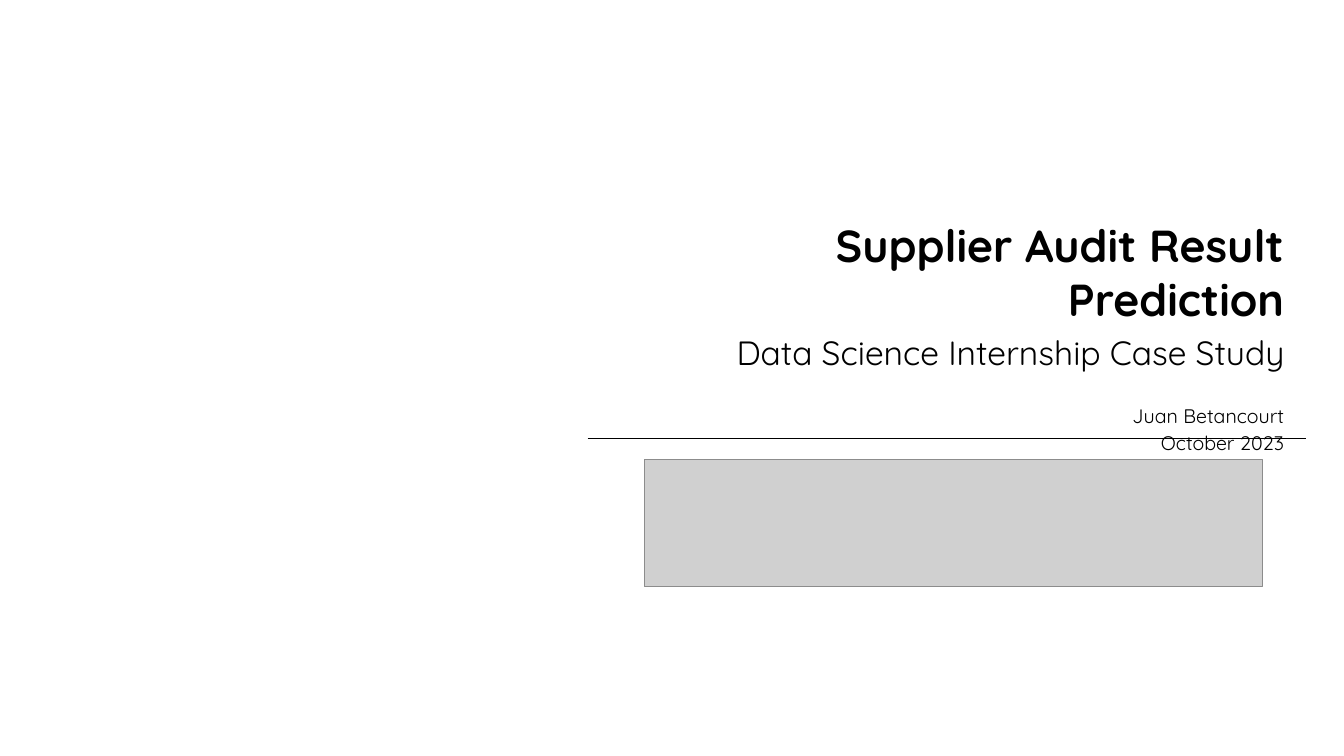
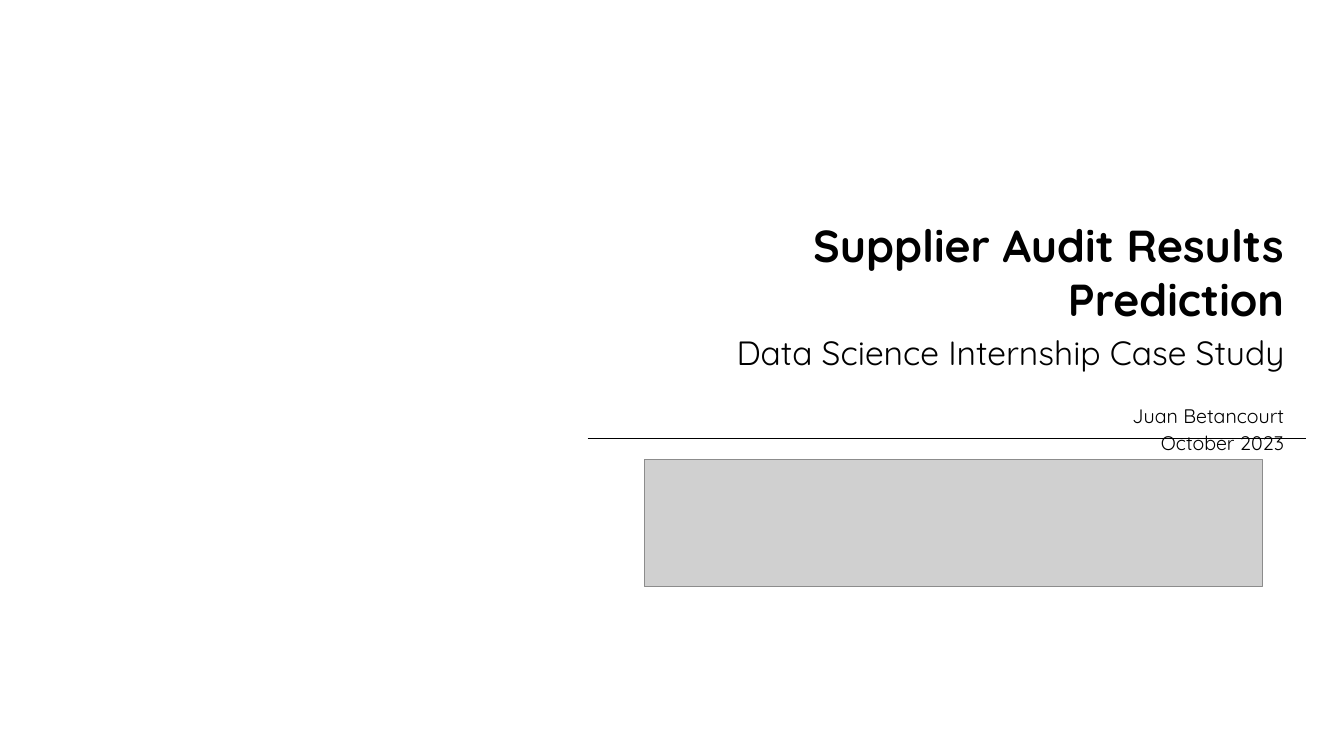
Before and after one commit to juanbeta98/DataScienceStudyCase, a slide deck: slide 1 of BMW ML Case Study.pptx. Drawn at 1344x756 pixels with LibreOffice and Linux fonts; fonts in the diff are those of the drawing; grey boxes stand for pictures; background and template pictures are left out. Boxes give left, top, right and bottom in pixels: in the first picture for what was removed or moved away, otherwise in the second. Text is boxed around its words. In the diff, an @@ line names an element or a change of style, - is before the commit and + after.

Commit message:
Update on pptx

```diff
--- a/BMW ML Case Study.pptx
+++ b/BMW ML Case Study.pptx
@@ text at <box>813,229,1284,317</box>: text changed @@
-Supplier Audit Result Prediction
+Supplier Audit Results Prediction
```
Also in this commit, not shown: 1 other slide changed, 9 slides added, 1 other file.
